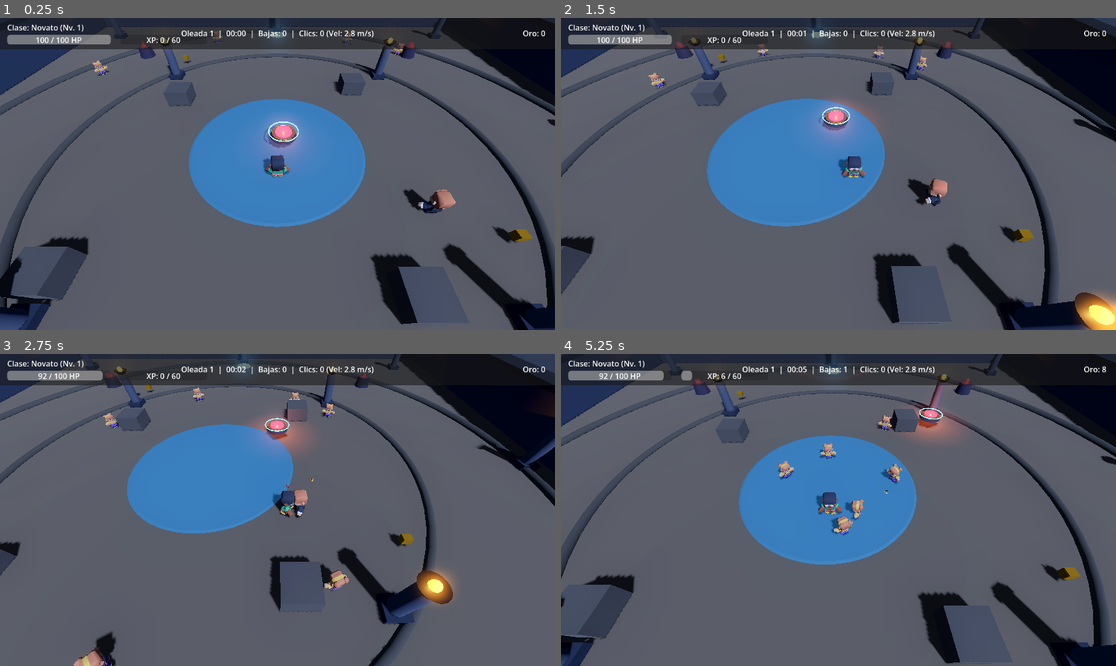
Above: before the commit, frames 1-4 (two rows, left to right).
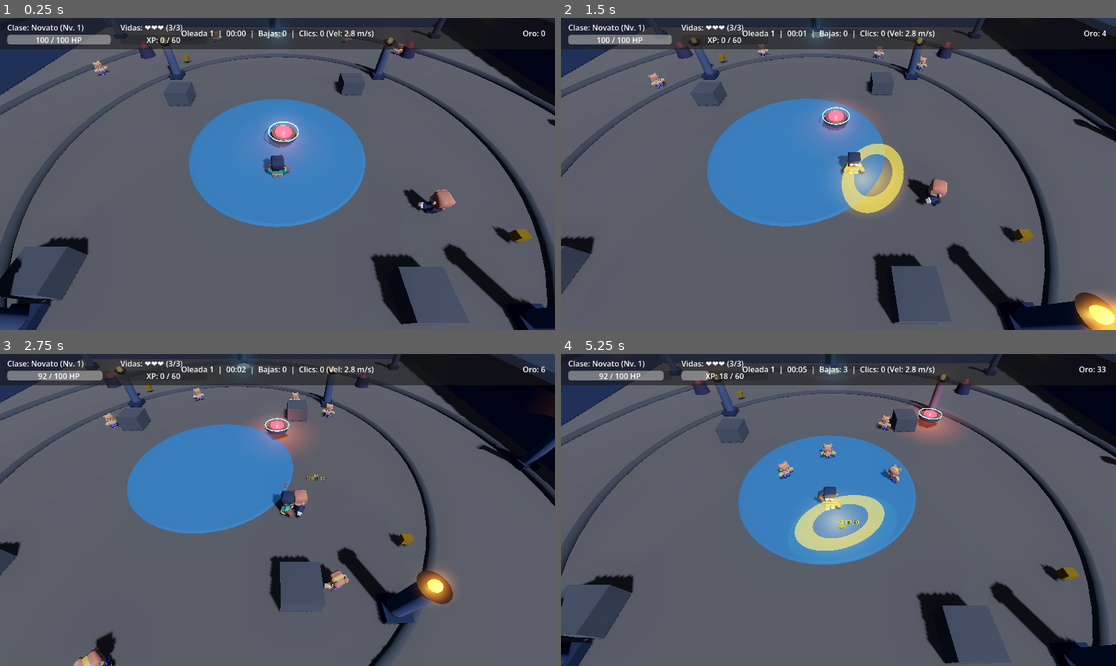
Above: after the commit, the same moments.

Repository: Project-Duplaa/Click-the-button-3D
Game: Godot game, scene res://main.tscn
The game is run twice, just before and just after one commit, with the same random seed, the same clock (stepped at 60 frames per second) and the same inputs.
Inputs (mouse positions are in pixels of both pictures, inside the frame that each line leads up to):
- Up to frame 1 (0.25 s): no input
- Up to frame 2 (1.5 s): tap Enter at 0.5 s; move the mouse to (960, 158) at 0.52 s; hold D (move_right) 0.53-1.28 s; hold Shift (correr) 0.53-1.28 s; click (960, 158) at 0.67 s; right-click (960, 158) at 0.8 s; move the mouse to (727, 189) at 1.27 s; hold S (move_down) from 1.28 s (still down); right-click (727, 189) at 1.35 s; click (727, 189) at 1.42 s
- Up to frame 3 (2.75 s): tap F at 1.55 s; move the mouse to (333, 441) at 2.02 s; release S (move_down) at 2.03 s; hold D (move_right) from 2.03 s (still down); hold F from 2.03 s (still down); click (333, 441) at 2.17 s; tap Q at 2.3 s
- Up to frame 4 (5.25 s): move the mouse to (810, 572) at 2.77 s; release D (move_right) at 2.78 s; release F at 2.78 s; hold W (move_up) 2.78-3.53 s; tap Q at 2.85 s; click (810, 572) at 2.92 s; tap Shift (correr) at 3.05 s; move the mouse to (1005, 556) at 3.52 s; hold Shift (correr) 3.53-4.28 s; hold A (move_left) 3.53-5.03 s; click (1005, 556) at 3.67 s; right-click (1005, 556) at 3.8 s; move the mouse to (672, 463) at 4.27 s; right-click (672, 463) at 4.35 s; click (672, 463) at 4.42 s; tap F at 4.55 s; move the mouse to (866, 510) at 5.02 s; hold S (move_down) from 5.03 s (still down); hold F from 5.03 s (still down); click (866, 510) at 5.17 s

The runs differ from the first frame. In frame 1, 0.1% of the frame differs, in the area x 21-33%, y 2-5%; in frame 2, 2.3%; in frame 3, 0.2%; in frame 4, 3.8%, in the area x 0-100%, y 0-100%.

Commit message:
feat(guerrero): combate de guerrero (corte giratorio 360 y bloqueo) y sistema de 3 vidas con reaparicion (Jhon Sebastian Amado)
# Conflicts:
#	audio_manager.gd
#	personaje.gd

Diff:
--- a/audio_manager.gd
+++ b/audio_manager.gd
@@ -39,6 +39,8 @@
 	_sonidos["jefe_alerta"] = _sintetizar_rugido_jefe()
 	_sonidos["danio_jugador"] = _sintetizar_golpe_dano()
 	_sonidos["enemigo_muerte"] = _sintetizar_pop_muerte()
+	_sonidos["corte_giratorio"] = _sintetizar_corte_giratorio()
+	_sonidos["escudo_bloqueo"] = _sintetizar_escudo_bloqueo()
 	_sonidos["victoria"] = _sintetizar_fanfarria_victoria()
 	_sonidos["derrota"] = _sintetizar_descenso_derrota()
 	_sonidos["corte_espada"] = _sintetizar_corte_espada()
@@ -223,6 +225,19 @@
 		return (sweep + noise) * env
 	)
 
+func _sintetizar_corte_giratorio() -> AudioStreamWAV:
+	var sr = 22050
+	var dur = 0.28
+	var n = int(sr * dur)
+	return _crear_wav_8bit(n, sr, func(t: float, i: int, total: int):
+		var frac = float(i) / total
+		var env = sin(frac * PI)
+		var freq = 110.0 + 380.0 * (1.0 - frac)
+		var ruido = (randf() * 2.0 - 1.0) * 0.45
+		var sweep = sin(TAU * freq * t) * 0.65
+		return (sweep + ruido) * env * 0.95
+	)
+
 func _sintetizar_disparo_arco() -> AudioStreamWAV:
 	var sr = 22050
 	var dur = 0.18
@@ -271,3 +286,16 @@
 		var f = 160.0 - frac * 90.0
 		return (sin(TAU * f * t) * 0.6 + (randf() * 2.0 - 1.0) * 0.4) * env
 	)
+
+func _sintetizar_escudo_bloqueo() -> AudioStreamWAV:
+	var sr = 22050
+	var dur = 0.26
+	var n = int(sr * dur)
+	return _crear_wav_8bit(n, sr, func(t: float, i: int, total: int):
+		var frac = float(i) / total
+		var env = exp(-frac * 6.5)
+		var a = sin(TAU * 1250.0 * t) * 0.45
+		var b = sin(TAU * 1875.0 * t) * 0.35
+		var c = sin(TAU * 2500.0 * t) * 0.20
+		return (a + b + c) * env
+	)
--- a/bruto.gd
+++ b/bruto.gd
@@ -65,10 +65,10 @@
 
 func _golpe_contundente():
 	if jugador != null:
-		if jugador.has_node("Salud"):
-			jugador.get_node("Salud").recibir_golpe(int(dano_ataque))
 		if jugador.has_method("recibir_dano"):
 			jugador.recibir_dano(dano_ataque)
+		elif jugador.has_node("Salud"):
+			jugador.get_node("Salud").recibir_golpe(int(dano_ataque))
 
 func recibir_dano(cantidad: float, es_critico: bool = false):
 	vida -= cantidad
--- a/click_hud.gd
+++ b/click_hud.gd
@@ -1,6 +1,7 @@
 extends CanvasLayer
 
 @onready var label_clase = $Control/PanelTop/LabelClase
+@onready var label_vidas = $Control/PanelTop.get_node_or_null("LabelVidas")
 @onready var bar_vida = $Control/PanelTop/BarVida
 @onready var label_vida = $Control/PanelTop/BarVida/LabelVida
 @onready var bar_xp = $Control/PanelTop/BarXP
@@ -65,6 +66,21 @@
 func _on_stats_actualizadas(vida, max_vida, xp, xp_sig, nivel, oro, bajas):
 	if label_clase != null and jugador != null and "clase" in jugador:
 		label_clase.text = "Clase: %s (Nv. %d)" % [jugador.clase, nivel]
+	if label_vidas != null and jugador != null and "reapariciones" in jugador:
+		var vidas_restantes = jugador.reapariciones + 1
+		match vidas_restantes:
+			3:
+				label_vidas.text = "Vidas: ❤️❤️❤️ (3/3)"
+				label_vidas.modulate = Color(1.0, 1.0, 1.0)
+			2:
+				label_vidas.text = "Vidas: ❤️❤️🖤 (2/3)"
+				label_vidas.modulate = Color(1.0, 0.85, 0.25)
+			1:
+				label_vidas.text = "Vidas: ❤️🖤🖤 (1/3) ¡CRÍTICO!"
+				label_vidas.modulate = Color(1.0, 0.35, 0.35)
+			_:
+				label_vidas.text = "Vidas: 🖤🖤🖤 (0/3) ¡CAÍDO!"
+				label_vidas.modulate = Color(0.7, 0.2, 0.2)
 	if bar_vida != null:
 		bar_vida.max_value = max_vida
 		bar_vida.value = vida
--- a/click_hud.tscn
+++ b/click_hud.tscn
@@ -48,6 +48,14 @@
 text = "120 / 120 HP"
 horizontal_alignment = 1
 vertical_alignment = 1
+
+[node name="LabelVidas" type="Label" parent="Control/PanelTop"]
+layout_mode = 0
+offset_left = 250.0
+offset_top = 8.0
+offset_right = 440.0
+offset_bottom = 31.0
+text = "Vidas: ❤️❤️❤️ (3/3)"
 
 [node name="BarXP" type="ProgressBar" parent="Control/PanelTop"]
 layout_mode = 0
--- a/espectro.gd
+++ b/espectro.gd
@@ -65,10 +65,10 @@
 
 func _golpear_jugador():
 	if jugador != null:
-		if jugador.has_node("Salud"):
-			jugador.get_node("Salud").recibir_golpe(int(dano_ataque))
 		if jugador.has_method("recibir_dano"):
 			jugador.recibir_dano(dano_ataque)
+		elif jugador.has_node("Salud"):
+			jugador.get_node("Salud").recibir_golpe(int(dano_ataque))
 
 func recibir_dano(cantidad: float, es_critico: bool = false):
 	vida -= cantidad
--- a/guardia.gd
+++ b/guardia.gd
@@ -78,10 +78,10 @@
 			if _reloj_ataque <= 0.001 and d <= rango_ataque + 0.3:
 				_reloj_ataque = cadencia_ataque
 				if jugador != null:
-					if jugador.has_node("Salud"):
-						jugador.get_node("Salud").recibir_golpe(int(dano_ataque))
 					if jugador.has_method("recibir_dano"):
 						jugador.recibir_dano(dano_ataque)
+					elif jugador.has_node("Salud"):
+						jugador.get_node("Salud").recibir_golpe(int(dano_ataque))
 		Estado.BUSCAR:
 			if distancia_a(ultimo_visto) > 0.1:
 				ir_a(ultimo_visto)
--- a/personaje.gd
+++ b/personaje.gd
@@ -41,6 +41,19 @@
 var estado = Estado.QUIETO
 var ruido = 0.0
 
+# Mecánicas de Combate de Guerrero (Tanque)
+var bloqueando: bool = false
+var reduccion_dano_bloqueo: float = 0.75
+var velocidad_bloqueo_multiplicador: float = 0.50
+var _escudo_visual: Node3D = null
+
+# Sistema de Vidas, Reapariciones y Derrota Definitiva (Tarea 3)
+@export var reapariciones: int = 2 # 2 reapariciones = 3 vidas en total
+@export var invulnerable_tiempo: float = 2.0
+@export var punto_reaparicion: Vector3 = Vector3(0, 0.5, 0)
+var _reloj_invulnerable: float = 0.0
+var _muerto_definitivo: bool = false
+
 func _ready():
 	add_to_group("jugador")
 	if camara == null and get_viewport() != null:
@@ -57,10 +70,35 @@
 		add_child(evolucion_manager)
 
 	evolucion_manager.configurar_con_personaje(self)
+	_crear_escudo_visual()
 	aplicar_clase("Novato")
 	emit_signal("stats_actualizadas", vida, vida_maxima, xp, xp_siguiente_nivel, nivel, oro, bajas)
 
+func _unhandled_input(event):
+	if event is InputEventMouseButton:
+		if event.button_index == MOUSE_BUTTON_LEFT and event.pressed:
+			click_attack()
+		elif event.button_index == MOUSE_BUTTON_RIGHT and clase == "Guerrero":
+			_actualizar_estado_bloqueo(event.pressed)
+	elif event is InputEventKey and clase == "Guerrero":
+		if event.keycode == KEY_F or event.keycode == KEY_Q:
+			_actualizar_estado_bloqueo(event.pressed)
 func _physics_process(delta):
+	if _muerto_definitivo:
+		velocity.x = 0.0
+		velocity.z = 0.0
+		move_and_slide()
+		return
+
+	# Control de invulnerabilidad temporal (i-frames con parpadeo de modelo)
+	if _reloj_invulnerable > 0.0:
+		_reloj_invulnerable = maxf(_reloj_invulnerable - delta, 0.0)
+		var modelo_nodo = get_node_or_null("Modelo")
+		if modelo_nodo != null:
+			modelo_nodo.visible = fmod(_reloj_invulnerable, 0.20) < 0.10
+			if _reloj_invulnerable <= 0.0:
+				modelo_nodo.visible = true
+
 	if not is_on_floor():
 		velocity += get_gravity() * delta
 
@@ -70,8 +108,19 @@
 	var giro_cam = camara.global_rotation.y if camara != null else 0.0
 	var direction = entrada.rotated(Vector3.UP, giro_cam).normalized()
 
-	var corre = Input.is_action_pressed("correr")
+	# Actualizar estado de bloqueo continuo (solo disponible para Guerrero)
+	if clase == "Guerrero":
+		var presiona_bloqueo = Input.is_mouse_button_pressed(MOUSE_BUTTON_RIGHT) \
+			or (InputMap.has_action("bloquear") and Input.is_action_pressed("bloquear")) \
+			or Input.is_key_pressed(KEY_F) or Input.is_key_pressed(KEY_Q)
+		_actualizar_estado_bloqueo(presiona_bloqueo)
+	elif bloqueando:
+		_actualizar_estado_bloqueo(false)
+
+	var corre = Input.is_action_pressed("correr") and not bloqueando
 	var speed = speed_correr if corre else speed_caminar
+	if bloqueando:
+		speed *= velocidad_bloqueo_multiplicador
 
 	var objetivo = direction * speed * multiplicador
 	var paso = speed / tiempo_arranque * delta
@@ -131,7 +180,7 @@
 	if dir.length() > 0.01:
 		basis = Basis.looking_at(dir)
 
-	if clase == "Novato" or clase == "Guerrero":
+	if clase == "Novato":
 		# Corte melee con barrido en arco frontal (Cleave) y tajo luminoso visible
 		accion = "attack-melee-right"
 		_reloj_anim_accion = 0.30
@@ -140,7 +189,7 @@
 		AudioManager.play("corte_espada", randf_range(0.95, 1.15))
 
 		var dano_melee = dano
-		var rango_cleave = rango_ataque + (0.6 if clase == "Guerrero" else 0.0)
+		var rango_cleave = rango_ataque
 		var enemigos = get_tree().get_nodes_in_group("enemigos")
 		for e in enemigos:
 			if is_instance_valid(e) and e is Node3D:
@@ -152,7 +201,9 @@
 						if e.has_method("recibir_dano"):
 							e.recibir_dano(dano_melee)
 						AudioManager.play("golpe_impacto", randf_range(0.95, 1.15))
-
+	elif clase == "Guerrero":
+		# CORTE GIRATORIO MELEE EN ÁREA 360° (Whirlwind)
+		_ejecutar_corte_giratorio_guerrero(false)
 	elif clase == "Mago":
 		# Especialidad Mago: Orbe Arcano teledirigido con detonación en área AOE
 		accion = "attack-melee-right"
@@ -196,28 +247,36 @@
 				p.iniciar(origen, dir_flecha, dano_flecha, vel_flecha, perforaciones)
 
 func click_attack():
-	# Click manual tipo clicker con tajo crítico dorado y sonido contundente
-	var dir_click = -basis.z
-	var objetivo = _obtener_enemigo_cercano()
-	if objetivo != null:
-		var d = (objetivo.global_position - global_position)
-		d.y = 0.0
-		if d.length_squared() > 0.01:
-			dir_click = d.normalized()
-			basis = Basis.looking_at(dir_click)
-
-	accion = "attack-melee-right"
-	_reloj_anim_accion = 0.20
-	_ejecutar_animacion_procedural_ataque("melee")
-	_crear_tajo_espada(dir_click, true) # Tajo dorado de crítico
-	AudioManager.play("corte_espada", 1.25)
-	AudioManager.play("click", 1.15)
-
-	if objetivo != null and global_position.distance_to(objetivo.global_position) <= rango_ataque + 2.5:
-		if objetivo.has_method("recibir_dano"):
-			objetivo.recibir_dano(dano * 0.85, true)
-			AudioManager.play("golpe_impacto", 1.2)
-
+	# Si está bloqueando activamente como Guerrero, mantiene la guardia y repele agresores
+	if bloqueando and clase == "Guerrero":
+		_parpadear_escudo()
+		_repeler_enemigos_alrededor(2.6, 5.0)
+		return
+
+	if clase == "Guerrero":
+		_ejecutar_corte_giratorio_guerrero(true)
+	else:
+		# Click manual tipo clicker con tajo crítico dorado y sonido contundente
+		var dir_click = -basis.z
+		var objetivo = _obtener_enemigo_cercano()
+		if objetivo != null:
+			var d = (objetivo.global_position - global_position)
+			d.y = 0.0
+			if d.length_squared() > 0.01:
+				dir_click = d.normalized()
+				basis = Basis.looking_at(dir_click)
+
+		accion = "attack-melee-right"
+		_reloj_anim_accion = 0.20
+		_ejecutar_animacion_procedural_ataque("melee")
+		_crear_tajo_espada(dir_click, true) # Tajo dorado de crítico
+		AudioManager.play("corte_espada", 1.25)
+		AudioManager.play("click", 1.15)
+
+		if objetivo != null and global_position.distance_to(objetivo.global_position) <= rango_ataque + 2.5:
+			if objetivo.has_method("recibir_dano"):
+				objetivo.recibir_dano(dano * 0.85, true)
+				AudioManager.play("golpe_impacto", 1.2)
 	# Bono incremental de click
 	oro += 1
 	recoger_drop(0, 1) # +1 XP por click
@@ -287,24 +346,37 @@
 	tw.chain().tween_callback(tajo.queue_free)
 
 func recibir_dano(cantidad: float):
+	if _reloj_invulnerable > 0.0 or _muerto_definitivo:
+		return
+
+	# Mitigación por Bloqueo de Escudo (Mecánica Tanque del Guerrero)
+	if bloqueando and clase == "Guerrero":
+		var dano_mitigado = cantidad * (1.0 - reduccion_dano_bloqueo)
+		var mitigado_total = cantidad - dano_mitigado
+		AudioManager.play("escudo_bloqueo", randf_range(0.95, 1.05))
+
+		# Feedback visual de escudo y etiqueta 3D
+		_parpadear_escudo()
+		_mostrar_feedback_bloqueo(mitigado_total, dano_mitigado)
+		_repeler_enemigos_alrededor(2.8, 6.5)
+
+		cantidad = dano_mitigado
+		if cantidad <= 0.0:
+			return
+
 	vida = maxf(vida - cantidad, 0.0)
 	AudioManager.play("danio_jugador", randf_range(0.9, 1.1))
-	var escena = load("res://damage_number_3d.tscn")
-	if escena != null:
-		var num = escena.instantiate()
-		var pos_num = global_position + Vector3(randf_range(-0.2, 0.2), 2.0, randf_range(-0.2, 0.2))
-		get_parent().add_child(num)
-		num.global_position = pos_num
-		num.iniciar(cantidad, false, true)
+	if is_inside_tree() and get_parent() != null:
+		var escena = load("res://damage_number_3d.tscn")
+		if escena != null:
+			var num = escena.instantiate()
+			var pos_num = global_position + Vector3(randf_range(-0.2, 0.2), 2.0, randf_range(-0.2, 0.2))
+			get_parent().add_child(num)
+			num.global_position = pos_num
+			num.iniciar(cantidad, false, true)
 	emit_signal("stats_actualizadas", vida, vida_maxima, xp, xp_siguiente_nivel, nivel, oro, bajas)
 	if vida <= 0.0:
-		if has_node("Salud"):
-			var nodo_salud = get_node("Salud")
-			if nodo_salud.has_method("recibir_golpe"):
-				nodo_salud.recibir_golpe(9999)
-		else:
-			print("¡Jugador caído! Reiniciando salud...")
-			vida = vida_maxima
+		_procesar_caida_jugador()
 
 func recoger_drop(tipo: int, valor: int):
 	match tipo:
@@ -347,6 +419,13 @@
 
 func aplicar_clase(nombre: String):
 	clase = nombre
+	if clase != "Guerrero":
+		if bloqueando:
+			_actualizar_estado_bloqueo(false)
+		if _escudo_visual != null:
+			_escudo_visual.visible = false
+	else:
+		_crear_escudo_visual()
 	match nombre:
 		"Novato":
 			vida_maxima = 100.0
@@ -360,7 +439,7 @@
 			vida_maxima = 160.0
 			vida = 160.0
 			dano = 22.0
-			rango_ataque = 3.0
+			rango_ataque = 3.2
 			cadencia_ataque = 0.70
 			speed_caminar = 3.2
 			speed_correr = 5.6
@@ -409,6 +488,13 @@
 func animar():
 	if accion != "":
 		anim.play(accion)
+		return
+	if bloqueando and clase == "Guerrero":
+		var rapidez = Vector2(velocity.x, velocity.z).length()
+		if rapidez < 0.2:
+			anim.play("holding-both")
+		else:
+			anim.play("walk")
 		return
 	match estado:
 		Estado.QUIETO: anim.play("idle")
@@ -452,3 +538,253 @@
 				Input.action_release("move_up")
 				if InputMap.has_action(accion_prueba): Input.action_release(accion_prueba)
 				_termino = true
+
+# ==============================================================================
+# HABILIDADES Y MECÁNICAS EXCLUSIVAS DEL GUERRERO (TANQUE)
+# ==============================================================================
+
+func _actualizar_estado_bloqueo(activo: bool):
+	if bloqueando == activo:
+		return
+	bloqueando = activo
+	if _escudo_visual == null or not is_instance_valid(_escudo_visual):
+		_crear_escudo_visual()
+	if _escudo_visual != null:
+		_escudo_visual.visible = bloqueando
+	if bloqueando:
+		AudioManager.play("escudo_bloqueo", 1.25, -2.0)
+
+func _crear_escudo_visual():
+	if _escudo_visual != null and is_instance_valid(_escudo_visual):
+		return
+
+	_escudo_visual = Node3D.new()
+	_escudo_visual.name = "EscudoVisual"
+
+	# Malla del escudo (barrera translúcida con brillo reactivo)
+	var mesh_inst = MeshInstance3D.new()
+	var box = BoxMesh.new()
+	box.size = Vector3(1.35, 1.15, 0.1)
+	mesh_inst.mesh = box
+
+	var mat = StandardMaterial3D.new()
+	mat.transparency = StandardMaterial3D.TRANSPARENCY_ALPHA
+	mat.albedo_color = Color(0.2, 0.65, 1.0, 0.7) # Cyan místico
+	mat.emission_enabled = true
+	mat.emission = Color(0.25, 0.75, 1.0)
+	mat.emission_energy_multiplier = 2.0
+	mat.roughness = 0.2
+	mesh_inst.material_override = mat
+
+	# Borde dorado ornamental
+	var borde = MeshInstance3D.new()
+	var box_borde = BoxMesh.new()
+	box_borde.size = Vector3(1.42, 1.22, 0.05)
+	borde.mesh = box_borde
+	var mat_borde = StandardMaterial3D.new()
+	mat_borde.albedo_color = Color(1.0, 0.85, 0.25)
+	mat_borde.metallic = 0.85
+	mat_borde.roughness = 0.3
+	borde.material_override = mat_borde
+
+	_escudo_visual.add_child(mesh_inst)
+	_escudo_visual.add_child(borde)
+	_escudo_visual.position = Vector3(0, 0.9, -0.65)
+	_escudo_visual.visible = false
+	add_child(_escudo_visual)
+
+func _parpadear_escudo():
+	if _escudo_visual == null or not is_instance_valid(_escudo_visual):
+		return
+	var mesh_inst = _escudo_visual.get_child(0) as MeshInstance3D
+	if mesh_inst != null and mesh_inst.material_override != null:
+		var mat = mesh_inst.material_override as StandardMaterial3D
+		var tw = create_tween()
+		tw.tween_property(mat, "emission_energy_multiplier", 4.5, 0.06)
+		tw.tween_property(mat, "emission_energy_multiplier", 2.0, 0.15)
+
+func _obtener_tree() -> SceneTree:
+	if is_inside_tree():
+		return get_tree()
+	return Engine.get_main_loop() as SceneTree
+
+func _mostrar_feedback_bloqueo(mitigado: float, recibido: float):
+	if not is_inside_tree() or get_parent() == null:
+		return
+	var escena = load("res://damage_number_3d.tscn")
+	if escena != null:
+		var num = escena.instantiate()
+		var pos_num = global_position + Vector3(randf_range(-0.2, 0.2), 2.2, randf_range(-0.2, 0.2))
+		get_parent().add_child(num)
+		num.global_position = pos_num
+		if num.has_method("iniciar"):
+			num.iniciar(recibido, false, false, "🛡️ BLOQUEO (-%d)" % int(mitigado))
+			var label = num.get_node_or_null("Label3D") as Label3D
+			if label != null:
+				label.modulate = Color(0.2, 0.8, 1.0) # Azul celeste defensivo
+
+func _repeler_enemigos_alrededor(radio: float, fuerza: float):
+	var tree = _obtener_tree()
+	if tree == null:
+		return
+	var enemigos = tree.get_nodes_in_group("enemigos")
+	for e in enemigos:
+		if is_instance_valid(e) and e is Node3D:
+			var dist = global_position.distance_to(e.global_position)
+			if dist <= radio:
+				var dir = (e.global_position - global_position).normalized()
+				dir.y = 0.0
+				if "velocity" in e:
+					e.velocity += dir * fuerza
+
+func _ejecutar_corte_giratorio_guerrero(es_click: bool = false):
+	accion = "attack-melee-right"
+	_reloj_anim_accion = 0.32
+
+	# Sonido de corte giratorio
+	AudioManager.play("corte_giratorio", randf_range(0.95, 1.15))
+
+	# Giro 360° visual del modelo
+	var modelo_nodo = get_node_or_null("Modelo")
+	if modelo_nodo != null:
+		var tw = create_tween()
+		tw.tween_property(modelo_nodo, "rotation:y", modelo_nodo.rotation.y + TAU, 0.24).set_trans(Tween.TRANS_QUAD).set_ease(Tween.EASE_OUT)
+
+	# Efecto visual de onda / disco cortante en 360°
+	_crear_efecto_disco_cortante(rango_ataque)
+
+	# Daño en área 360° a TODOS los enemigos dentro del alcance
+	var tree = _obtener_tree()
+	if tree == null:
+		return
+	var enemigos = tree.get_nodes_in_group("enemigos")
+	var dano_aplicar = dano * (1.25 if es_click else 1.0)
+	var golpeados = 0
+
+	for e in enemigos:
+		if is_instance_valid(e) and e is Node3D:
+			var dist = global_position.distance_to(e.global_position)
+			if dist <= rango_ataque + 0.6:
+				golpeados += 1
+				if e.has_method("recibir_dano"):
+					e.recibir_dano(dano_aplicar, es_click)
+
+				# Knockback / Empuje radial hacia afuera
+				var dir_empuje = (e.global_position - global_position).normalized()
+				dir_empuje.y = 0.0
+				if "velocity" in e:
+					e.velocity += dir_empuje * (8.5 if es_click else 6.0)
+
+	if golpeados > 0:
+		print("[Guerrero] ¡Corte Giratorio 360° impactó a %d enemigos! (Daño: %.1f)" % [golpeados, dano_aplicar])
+
+func _crear_efecto_disco_cortante(radio: float):
+	if not is_inside_tree() or get_parent() == null:
+		return
+
+	var mesh_inst = MeshInstance3D.new()
+	var torus = TorusMesh.new()
+	torus.inner_radius = maxf(radio * 0.75, 0.5)
+	torus.outer_radius = radio * 1.05
+	torus.rings = 24
+	torus.ring_segments = 12
+	mesh_inst.mesh = torus
+
+	var mat = StandardMaterial3D.new()
+	mat.transparency = StandardMaterial3D.TRANSPARENCY_ALPHA
+	mat.albedo_color = Color(1.0, 0.75, 0.2, 0.85) # Oro anaranjado de corte
+	mat.emission_enabled = true
+	mat.emission = Color(1.0, 0.65, 0.1)
+	mat.emission_energy_multiplier = 3.2
+	mat.shading_mode = StandardMaterial3D.SHADING_MODE_UNSHADED
+	mesh_inst.material_override = mat
+
+	get_parent().add_child(mesh_inst)
+	mesh_inst.global_position = global_position + Vector3(0, 0.85, 0)
+	mesh_inst.scale = Vector3(0.2, 0.2, 0.2)
+
+	var tw = mesh_inst.create_tween().set_parallel(true)
+	tw.tween_property(mesh_inst, "scale", Vector3(1.15, 1.0, 1.15), 0.25).set_trans(Tween.TRANS_QUAD).set_ease(Tween.EASE_OUT)
+	tw.tween_property(mat, "albedo_color:a", 0.0, 0.25)
+	tw.chain().tween_callback(mesh_inst.queue_free)
+
+# ==============================================================================
+# SISTEMA DE VIDAS, REAPARICIÓN CON I-FRAMES Y DERROTA DEFINITIVA
+# ==============================================================================
+
+func _procesar_caida_jugador():
+	if _muerto_definitivo:
+		return
+
+	if reapariciones > 0:
+		reapariciones -= 1
+		vida = vida_maxima
+		global_position = punto_reaparicion
+		velocity = Vector3.ZERO
+		avance = Vector3.ZERO
+		empuje = Vector3.ZERO
+		_reloj_invulnerable = invulnerable_tiempo
+
+		AudioManager.play("danio_jugador", 0.65, 3.0)
+		_crear_feedback_reaparicion()
+
+		# Sincronizar nodo Salud secundario
+		if has_node("Salud"):
+			var s = get_node("Salud")
+			s.vida = int(vida)
+			s.reapariciones = reapariciones
+			s.cambio.emit(s.vida)
+
+		emit_signal("stats_actualizadas", vida, vida_maxima, xp, xp_siguiente_nivel, nivel, oro, bajas)
+		print("⚡ [Personaje] ¡Caíste en combate! Reapareciendo en el centro. Reapariciones restantes: %d (Vidas: %d)" % [reapariciones, reapariciones + 1])
+	else:
+		_muerto_definitivo = true
+		vida = 0.0
+		emit_signal("stats_actualizadas", vida, vida_maxima, xp, xp_siguiente_nivel, nivel, oro, bajas)
+		print("💀 [Personaje] ¡Agotaste tus 3 vidas! Fin de la partida por derrota definitiva...")
+
+		if has_node("Salud"):
+			var s = get_node("Salud")
+			s.vida = 0
+			s.reapariciones = 0
+			s.sin_vida.emit()
+
+		var tree = _obtener_tree()
+		if tree != null:
+			var partida = tree.get_first_node_in_group("partida")
+			if partida != null and partida.has_method("perder"):
+				partida.perder("Agotaste tus 3 vidas en combate")
+
+func _crear_feedback_reaparicion():
+	if not is_inside_tree() or get_parent() == null:
+		return
+
+	# Texto flotante 3D de aviso
+	var escena = load("res://damage_number_3d.tscn")
+	if escena != null:
+		var txt = escena.instantiate()
+		var pos = global_position + Vector3(0, 2.4, 0)
+		get_parent().add_child(txt)
+		txt.global_position = pos
+		if txt.has_method("iniciar"):
+			txt.iniciar(0.0, false, false, "✨ ¡REAPARICIÓN! (%d Vidas)" % (reapariciones + 1))
+			var label = txt.get_node_or_null("Label3D") as Label3D
+			if label != null:
+				label.modulate = Color(1.0, 0.9, 0.2)
+
+	# Onda de choque de repulsión que despeja el centro
+	_repeler_enemigos_alrededor(7.0, 10.0)
+
+	# Pulso de luz temporal
+	var luz = OmniLight3D.new()
+	luz.light_color = Color(0.4, 0.85, 1.0)
+	luz.light_energy = 4.0
+	luz.omni_range = 10.0
+	add_child(luz)
+	luz.position = Vector3(0, 1.2, 0)
+	var tw = create_tween()
+	if tw != null:
+		tw.tween_property(luz, "light_energy", 0.0, 0.8)
+		tw.tween_callback(luz.queue_free)
+	else:
+		luz.queue_free()
--- a/project.godot
+++ b/project.godot
@@ -55,6 +55,12 @@
 "events": [Object(InputEventKey,"resource_local_to_scene":false,"resource_name":"","device":-1,"window_id":0,"alt_press …(191 unchanged characters)…
 ]
 }
+bloquear={
+"deadzone": 0.2,
+"events": [Object(InputEventMouseButton,"resource_local_to_scene":false,"resource_name":"","device":-1,"window_id":0,"alt_pressed":false,"shift_pressed":false,"ctrl_pressed":false,"meta_pressed":false,"button_mask":0,"position":Vector2(0, 0),"global_position":Vector2(0, 0),"factor":1.0,"button_index":2,"canceled":false,"pressed":false,"double_click":false,"script":null)
+, Object(InputEventKey,"resource_local_to_scene":false,"resource_name":"","device":-1,"window_id":0,"alt_pressed":false,"shift_pressed":false,"ctrl_pressed":false,"meta_pressed":false,"pressed":false,"keycode":0,"physical_keycode":70,"key_label":0,"unicode":102,"location":0,"echo":false,"script":null)
+]
+}
 
 [logging]
 
--- a/salud.gd
+++ b/salud.gd
@@ -4,9 +4,9 @@
 signal sin_vida
 
 @export var vida = 120
-@export var invulnerable = 0.5
-@export var reapariciones = 1
-@export var espera_reaparecer = 2.0
+@export var invulnerable = 1.5
+@export var reapariciones = 2
+@export var espera_reaparecer = 1.5
 
 var reloj = 0.0
 var vida_inicial = 0
@@ -19,18 +19,25 @@
 	vida_inicial = vida
 	if pj != null and pj is Node3D:
 		punto = pj.global_position
+		if "vida" in pj:
+			vida = int(pj.vida)
+		if "reapariciones" in pj:
+			reapariciones = pj.reapariciones
 
 func _physics_process(delta):
 	reloj = maxf(reloj - delta, 0.0)
 
 func recibir_golpe(danio):
-	if reloj > 0.001 or vida == 0:
-		return
-	vida = maxi(vida - danio, 0)
-	reloj = invulnerable
-	cambio.emit(vida)
-	if vida == 0:
-		sin_vida.emit()
+	if pj != null and pj.has_method("recibir_dano"):
+		pj.recibir_dano(float(danio))
+	else:
+		if reloj > 0.001 or vida == 0:
+			return
+		vida = maxi(vida - danio, 0)
+		reloj = invulnerable
+		cambio.emit(vida)
+		if vida == 0:
+			sin_vida.emit()
 
 func _al_quedar_sin_vida():
 	if reapariciones > 0:
@@ -49,4 +56,4 @@
 
 	var partida = get_tree().get_first_node_in_group("partida")
 	if partida != null:
-		partida.perder("sin vida")
+		partida.perder("Agotaste tus 3 vidas en combate")
